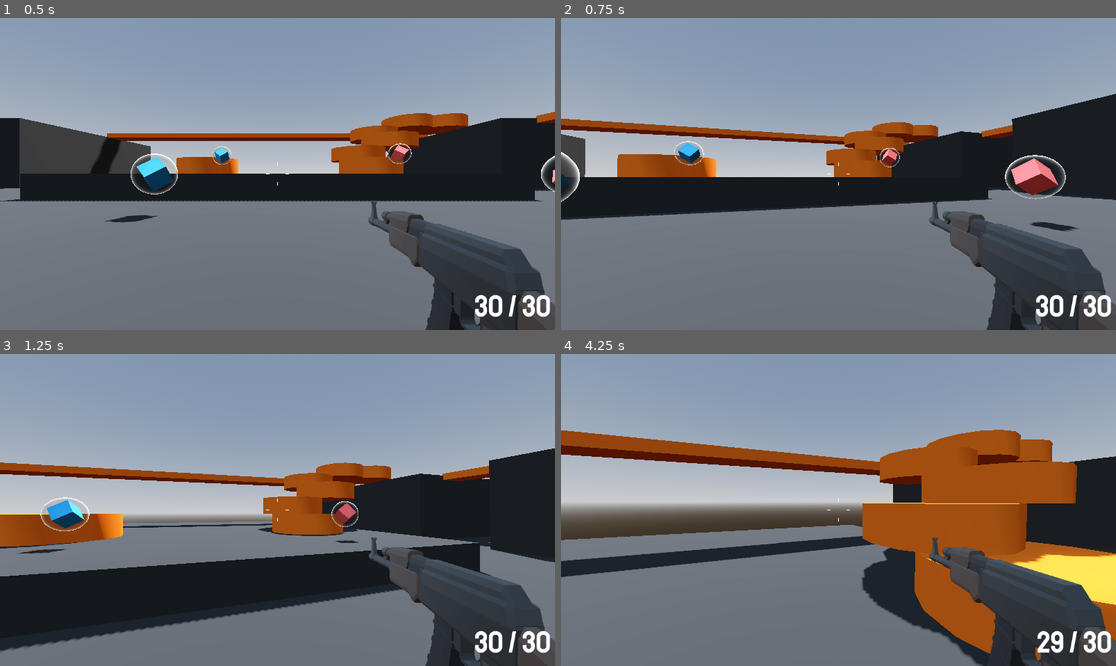
Above: before the commit, frames 1-4 (two rows, left to right).
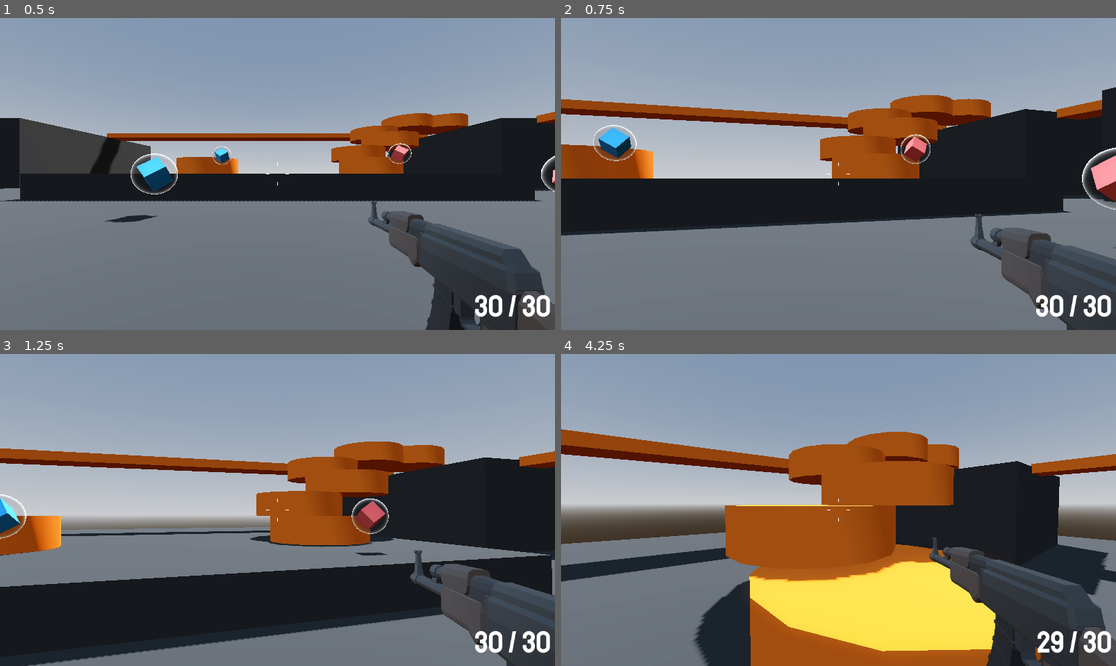
Above: after the commit, the same moments.

Repository: ivdobry/retro-fps
Game: Godot game, scene res://levels/sandbox.tscn
Same seed, same stepped clock (60 frames per second), same inputs: the game is played once before the commit and once after it.
Inputs (mouse positions are in pixels of both pictures, inside the frame that each line leads up to):
- Up to frame 1 (0.5 s): no input
- Up to frame 2 (0.75 s): move the mouse to (866, 174) at 0.52 s; hold W (move_forward) from 0.53 s (still down); hold Right mouse button (aim, bound only after the commit) from 0.53 s (still down)
- Up to frame 3 (1.25 s): keep holding W (move_forward); keep holding Right mouse button (aim, bound only after the commit); tap Space (jump) at 0.77 s
- Up to frame 4 (4.25 s): keep holding W (move_forward); move the mouse to (810, 510) at 1.27 s; release Right mouse button (aim, bound only after the commit) at 1.28 s; click (810, 510) at 1.35 s; tap Space (jump) at 1.52, 3.02, 3.77 s; right-click (810, 510) at 1.55 s; move the mouse to (849, 503) at 2.02 s; hold Mouse wheel down (last_weapon) 2.03-2.78 s; right-click (849, 503) at 2.3 s; move the mouse to (832, 516) at 2.77 s; tap Mouse wheel up (next_weapon) at 2.85 s; right-click (832, 516) at 3.05 s; move the mouse to (877, 513) at 3.52 s; hold 1 (weapon_1) from 3.53 s (still down); right-click (877, 513) at 3.8 s

Frame 1 is identical in both runs. In frame 2, 22% of the frame differs, in the area x 0-100%, y 22-100%; in frame 3, 27%; in frame 4, 39%, in the area x 0-100%, y 24-100%.

Commit message:
Add aiming and zooming.

Diff:
--- a/player/player.gd
+++ b/player/player.gd
@@ -5,6 +5,7 @@
 @export var jump_height := 1.0
 @export var fall_multiplayer := 2.5
 @export var max_hitpoints := 100
+@export var aim_multiplier := 0.7
 
 var mouse_motion := Vector2.ZERO
 
@@ -21,9 +22,22 @@
 @onready var damage_animation_player: AnimationPlayer = $DamageTexture/DamageAnimationPlayer
 @onready var game_over_menu: Control = $GameOverMenu
 @onready var ammo_handler: AmmoHandler = %AmmoHandler
+@onready var smooth_camera: Camera3D = %SmoothCamera
+@onready var weapon_camera: Camera3D = %WeaponCamera
+
+@onready var smooth_camera_fov := smooth_camera.fov
+@onready var weapon_camera_fov := weapon_camera.fov
 
 func _ready() -> void:
 	Input.mouse_mode = Input.MOUSE_MODE_CAPTURED
+
+func _process(delta: float) -> void:
+	if Input.is_action_pressed("aim"):
+		smooth_camera.fov = lerp(smooth_camera.fov, smooth_camera_fov * aim_multiplier, delta * 20.0)
+		weapon_camera.fov = lerp(weapon_camera.fov, weapon_camera_fov * aim_multiplier, delta * 20.0)
+	else:
+		smooth_camera.fov = lerp(smooth_camera.fov, smooth_camera_fov, delta * 30.0)
+		weapon_camera.fov = lerp(weapon_camera.fov, weapon_camera_fov, delta * 30.0)
 
 func _physics_process(delta: float) -> void:
 	_handle_camera_rotation()
@@ -45,6 +59,9 @@
 	if direction:
 		velocity.x = direction.x * SPEED
 		velocity.z = direction.z * SPEED
+		if Input.is_action_pressed("aim"):
+			velocity.x *= aim_multiplier
+			velocity.z *= aim_multiplier
 	else:
 		velocity.x = move_toward(velocity.x, 0, SPEED)
 		velocity.z = move_toward(velocity.z, 0, SPEED)
@@ -54,6 +71,8 @@
 func _input(event: InputEvent) -> void:
 	if event is InputEventMouseMotion and Input.mouse_mode == Input.MOUSE_MODE_CAPTURED:
 		mouse_motion = -event.relative * 0.005
+		if Input.is_action_pressed("aim"):
+			mouse_motion *= aim_multiplier
 
 	if event.is_action_pressed("ui_cancel"):
 		Input.mouse_mode = Input.MOUSE_MODE_VISIBLE
--- a/player/player.tscn
+++ b/player/player.tscn
@@ -92,6 +92,7 @@
 [node name="CameraPivot" type="Node3D" parent="."]
 
 [node name="SmoothCamera" type="Camera3D" parent="CameraPivot"]
+unique_name_in_owner = true
 transform = Transform3D(1, 0, 0, 0, 1, 0, 0, 0, 1, 0, 0.3, 0)
 top_level = true
 cull_mask = 1048573
@@ -115,6 +116,7 @@
 render_target_update_mode = 4
 
 [node name="WeaponCamera" type="Camera3D" parent="SubViewportContainer/SubViewport"]
+unique_name_in_owner = true
 transform = Transform3D(1, 0, 0, 0, 1, 0, 0, 0, 1, 0, 0.3, 0)
 cull_mask = 2
 fov = 40.0
--- a/project.godot
+++ b/project.godot
@@ -67,3 +67,8 @@
 "events": [Object(InputEventMouseButton,"resource_local_to_scene":false,"resource_name":"","device":-1,"window_id":0,"a …(259 unchanged characters)…
 ]
 }
+aim={
+"deadzone": 0.2,
+"events": [Object(InputEventMouseButton,"resource_local_to_scene":false,"resource_name":"","device":-1,"window_id":0,"alt_pressed":false,"shift_pressed":false,"ctrl_pressed":false,"meta_pressed":false,"button_mask":2,"position":Vector2(168, 9),"global_position":Vector2(177, 57),"factor":1.0,"button_index":2,"canceled":false,"pressed":true,"double_click":false,"script":null)
+]
+}
